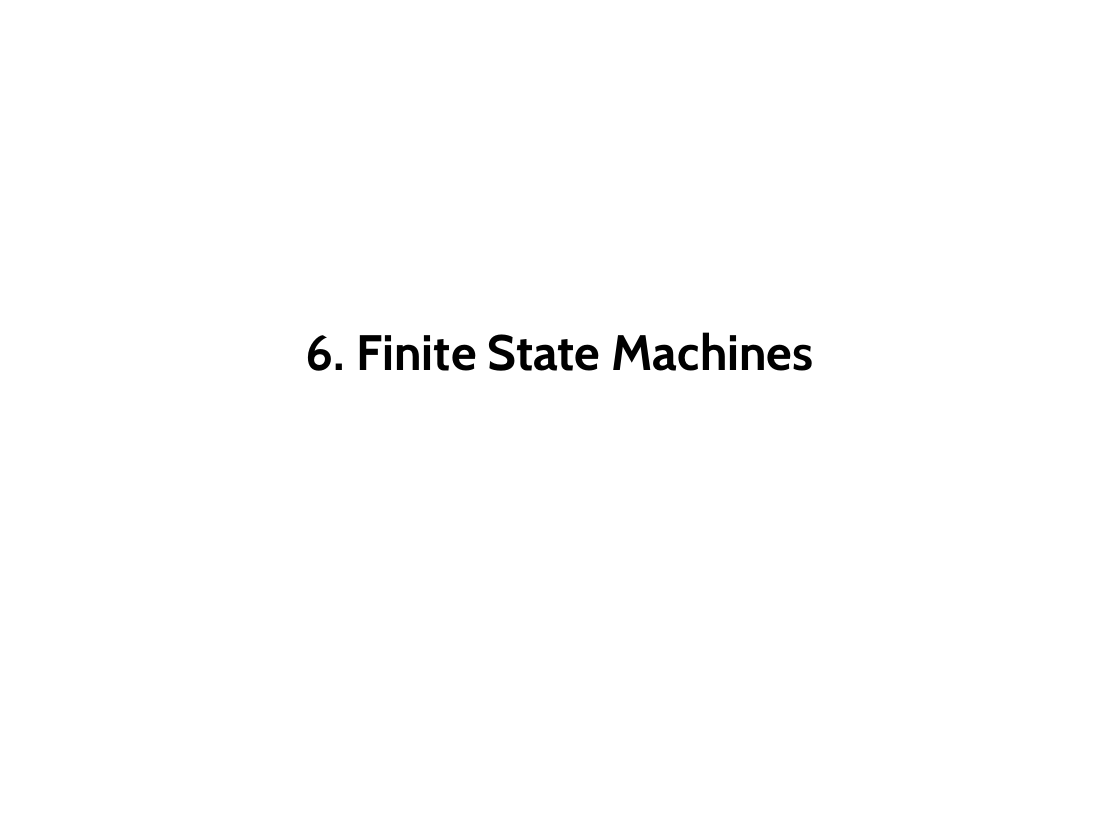
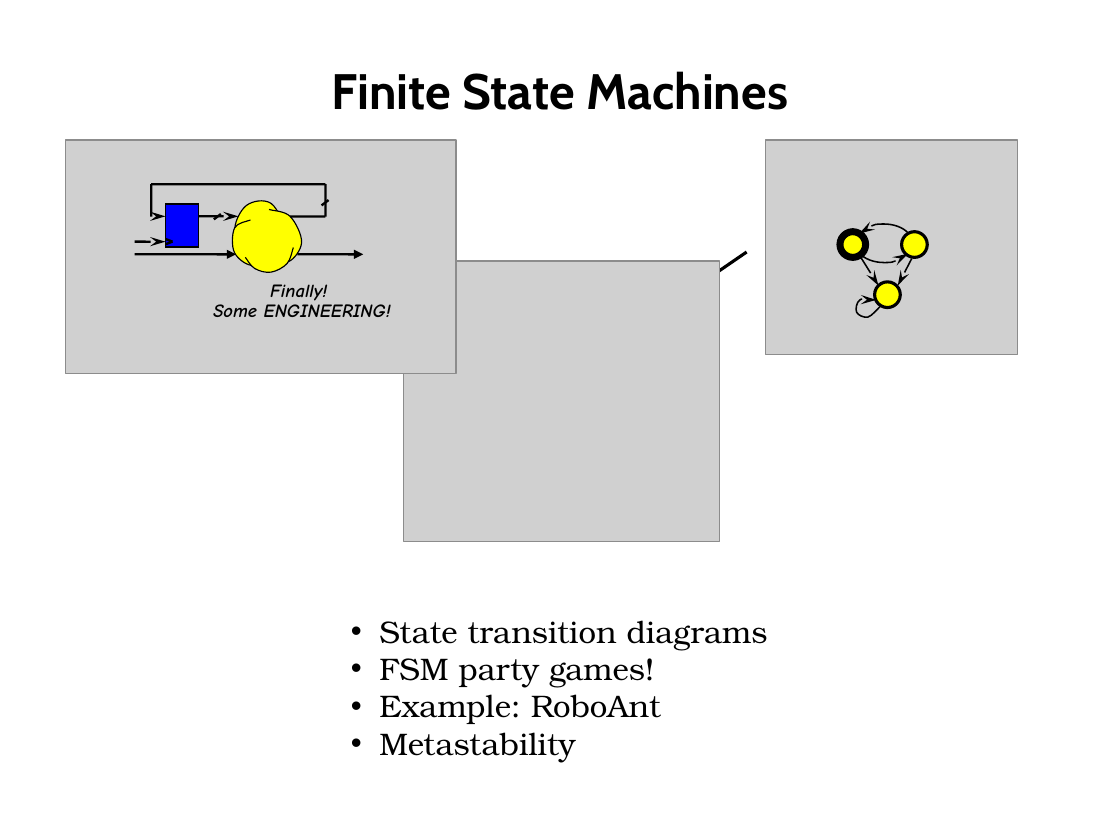
Before and after one commit to computation-structures/course, a slide deck: slide 1 of lecture_slides/fsm.pptx. Drawn at 1120x840 pixels with LibreOffice and Linux fonts; fonts in the diff are those of the drawing; grey boxes stand for pictures. Boxes give left, top, right and bottom in pixels: in the first picture for what was removed or moved away, otherwise in the second. Text is boxed around its words. In the diff, an @@ line names an element or a change of style, - is before the commit and + after.

```diff
--- a/lecture_slides/fsm.pptx
+++ b/lecture_slides/fsm.pptx
@@ title at (331, 71, 788, 110): text changed @@
-6. Finite State Machines
+Finite State Machines
@@ picture added at (765, 140, 1017, 355) @@
@@ group added at (65, 140, 456, 373): 8 lines, 5 arrows, 4 freeform shapes, 1 picture, 1 text, 1 rectangle @@
+Finally!
+Some ENGINEERING!
@@ picture added at (403, 261, 719, 541) @@
@@ line added from (747, 252) to (699, 284), #000000 2 pt @@
@@ group added at (840, 224, 927, 322): 3 freeform shapes, 3 ellipses, 2 arrows @@
@@ text added at (379, 620, 768, 763), 20 pt, text #000000 @@
+• State transition diagrams
+• FSM party games!
+• Example: RoboAnt
+• Metastability
```
Also in this commit, not shown: 40 other files.
